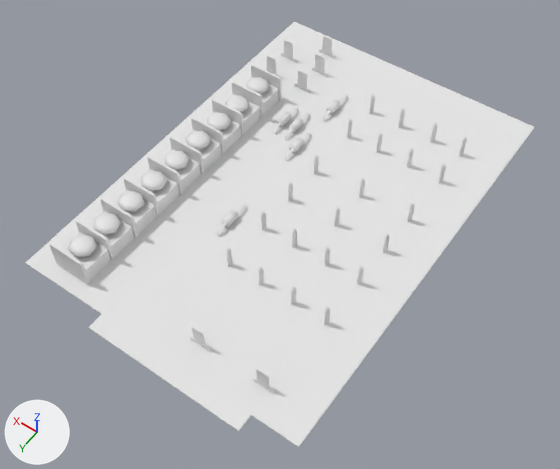
The Blender file vl.vlabs.com.ua/models/hvac/bryantAirHandler/controlBoardHK61EA005/controlBoardHK61EA005.blend: old version first, new version second.
Rendered twice from a 50 mm lens placed at (-0.454, 0.524, 0.977), pointed at (-0.008, -0.101, -0.004). The lights are fixed; the arrows at lower left show +X, +Y and +Z.

In view in the first picture: 'controlBoardHK61EA005', 'screwDh'.
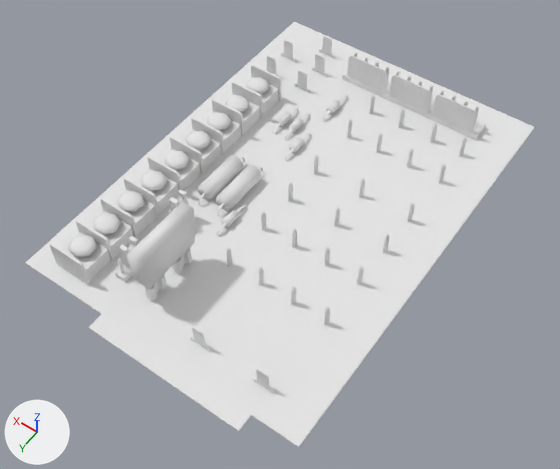
What changed in the scene script:
```text
Change me_controlboardhk61ea005geometry:
    used by ob_controlboardhk61ea005; location = (0.0, 0.0, 0.0)
    remove me_controlboardhk61ea005geometry.from_pydata(...)  # 722 vertices, 489 faces; spans x -0.239..0.284, y -0.559..0.205, z -0.005..0.056
    add me_controlboardhk61ea005geometry.from_pydata(...)  # 1074 vertices, 724 faces; spans x -0.239..0.284, y -0.559..0.205, z -0.005..0.064
    me_controlboardhk61ea005geometry part 1: a new loose piece, a 7-sided cylinder along y spanning x 0.078..0.109, y -0.171..-0.085, z 0.003..0.033, in mat_controlboardhk61ea005material (its picture is missing)
    me_controlboardhk61ea005geometry part 2: a new loose piece, a 7-sided cylinder along y spanning x 0.117..0.147, y -0.171..-0.085, z 0.003..0.033, in mat_controlboardhk61ea005material (its picture is missing)
    me_controlboardhk61ea005geometry part 3: 188 vertices added at x -0.168..0.109, y -0.506..-0.467, z 0.002..0.064
    me_controlboardhk61ea005geometry part 4: 136 vertices added at x 0.067..0.144, y -0.19..0.118, z -0.005..0.049
Add me_controlboardhk61ea005fusegeometry:
    me_controlboardhk61ea005fusegeometry.from_pydata(...)  # 48 vertices, 28 faces; spans x -0.0106..0.0106, y -0.0588..0.0588, z -0.0589..0.0507
    me_controlboardhk61ea005fusegeometry.polygons.foreach_set('use_smooth', [True] * 28)
    me_controlboardhk61ea005fusegeometry.materials.append(mat_controlboardhk61ea005material)  # its picture is missing
Add me_controlboardhk61ea005jumpergeometry:
    me_controlboardhk61ea005jumpergeometry.from_pydata(...)  # 24 vertices, 14 faces; spans x -0.0062..0.0062, y -0.0136..0.0136, z -0.0426..0.0
    me_controlboardhk61ea005jumpergeometry.materials.append(mat_controlboardhk61ea005material)  # its picture is missing
Add ob_controlboardhk61ea005fuse:
    ob_controlboardhk61ea005fuse = bpy.data.objects.new('controlBoardHK61EA005Fuse', me_controlboardhk61ea005fusegeometry)
    ob_controlboardhk61ea005fuse.parent = ob_controlboardhk61ea005
    ob_controlboardhk61ea005fuse.location = (0.0745, 0.0705, 0.0708)
Add ob_controlboardhk61ea005j2:
    ob_controlboardhk61ea005j2 = bpy.data.objects.new('controlBoardHK61EA005J2', me_controlboardhk61ea005jumpergeometry)
    ob_controlboardhk61ea005j2.parent = ob_controlboardhk61ea005
    ob_controlboardhk61ea005j2.location = (0.135, -0.0284, 0.0613)
Add ob_controlboardhk61ea005j1:
    ob_controlboardhk61ea005j1 = bpy.data.objects.new('controlBoardHK61EA005J1', me_controlboardhk61ea005jumpergeometry)
    ob_controlboardhk61ea005j1.parent = ob_controlboardhk61ea005
    ob_controlboardhk61ea005j1.location = (0.135, 0.0851, 0.0613)
```

Location of each change, (x1, y1, x2, y2) in pixels of the pictures (560 x 469 px):
'controlBoardHK61EA005Fuse', added: after (127, 202, 197, 289)
'controlBoardHK61EA005J1', added: after (119, 236, 138, 268)
'controlBoardHK61EA005J2', added: after (169, 189, 188, 211)
part 1 of me_controlboardhk61ea005geometry, added: after (216, 165, 262, 211)
part 2 of me_controlboardhk61ea005geometry, added: after (198, 155, 244, 201)
part 3 of me_controlboardhk61ea005geometry, added: after (342, 52, 486, 140)
part 4 of me_controlboardhk61ea005geometry, added: after (115, 157, 263, 300)
